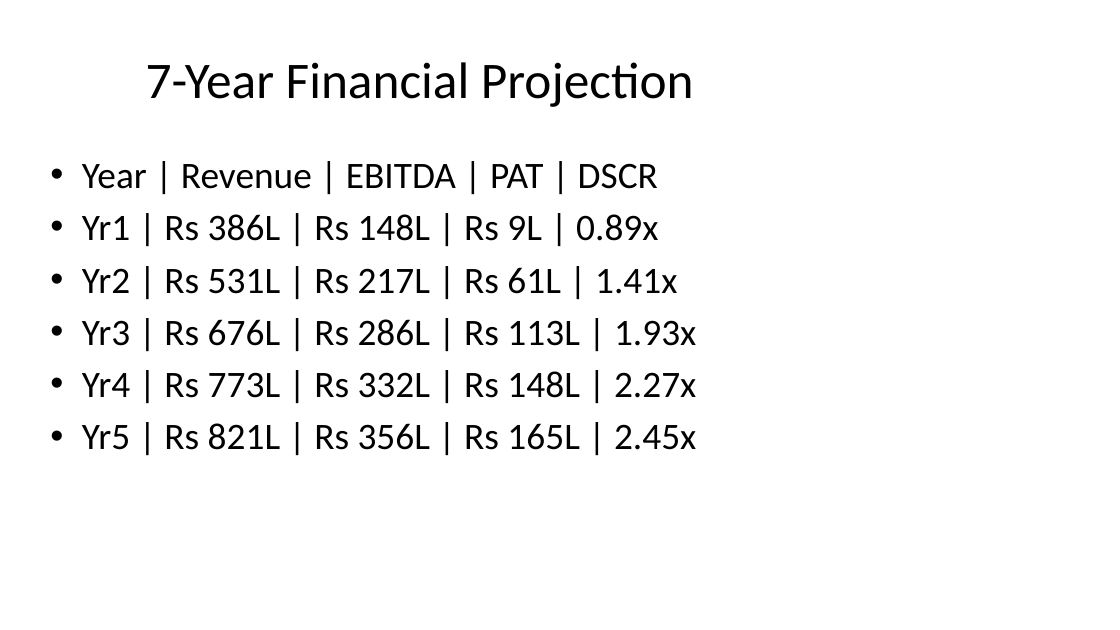
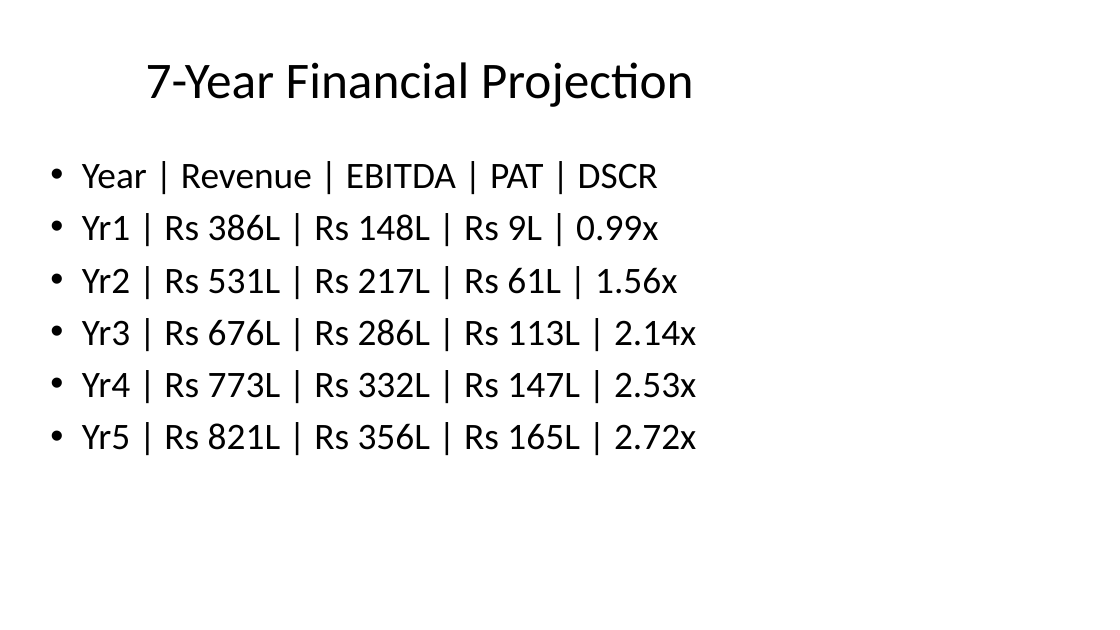
Before and after one commit to pacpltradingdesk-dotcom/bio-bitumen-consultant-portal, a slide deck: slide 6 of data/auto_synced/Investor_Pitch_20MT_Uttar_Pradesh.pptx. Drawn at 1120x630 pixels with LibreOffice and Linux fonts; fonts in the diff are those of the drawing. Boxes give left, top, right and bottom in pixels: in the first picture for what was removed or moved away, otherwise in the second. Text is boxed around its words. In the diff, an @@ line names an element or a change of style, - is before the commit and + after.

```diff
--- a/data/auto_synced/Investor_Pitch_20MT_Uttar_Pradesh.pptx
+++ b/data/auto_synced/Investor_Pitch_20MT_Uttar_Pradesh.pptx
@@ text at [82,214,696,450]: text changed @@
-• Yr1 | Rs 386L | Rs 148L | Rs 9L | 0.89x
-• Yr2 | Rs 531L | Rs 217L | Rs 61L | 1.41x
-• Yr3 | Rs 676L | Rs 286L | Rs 113L | 1.93x
-• Yr4 | Rs 773L | Rs 332L | Rs 148L | 2.27x
-• Yr5 | Rs 821L | Rs 356L | Rs 165L | 2.45x
+• Yr1 | Rs 386L | Rs 148L | Rs 9L | 0.99x
+• Yr2 | Rs 531L | Rs 217L | Rs 61L | 1.56x
+• Yr3 | Rs 676L | Rs 286L | Rs 113L | 2.14x
+• Yr4 | Rs 773L | Rs 332L | Rs 147L | 2.53x
+• Yr5 | Rs 821L | Rs 356L | Rs 165L | 2.72x
```
Also in this commit, not shown: 3 other slides changed, 17 other files.
